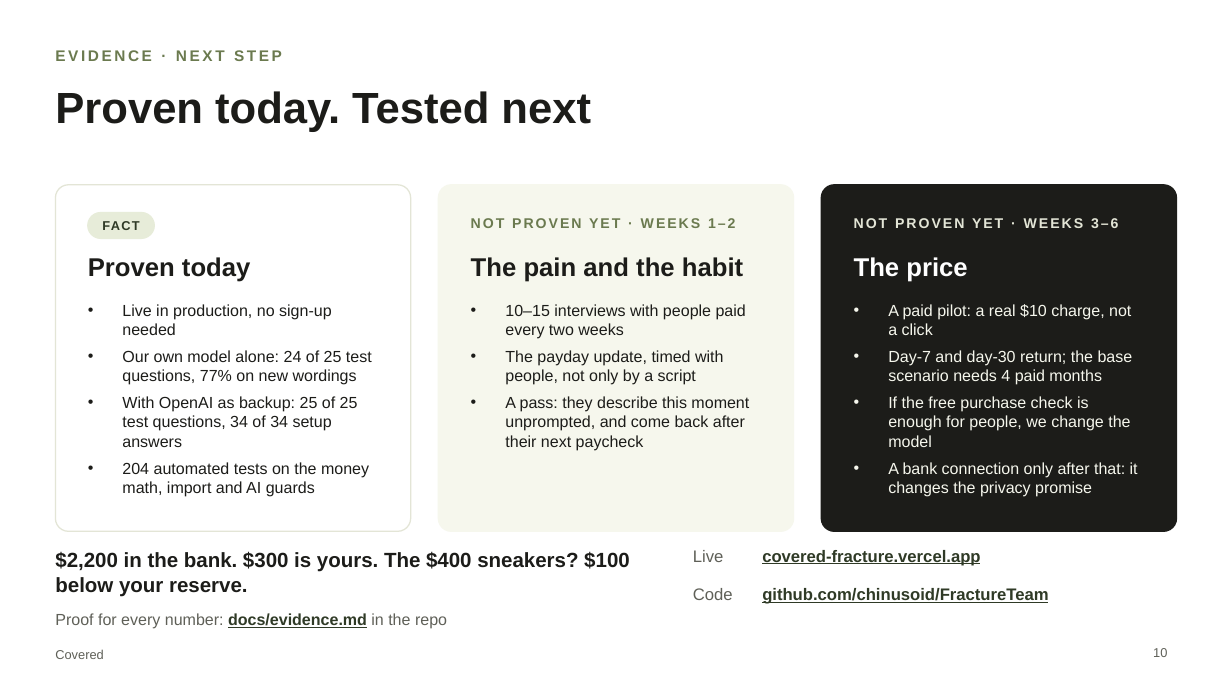
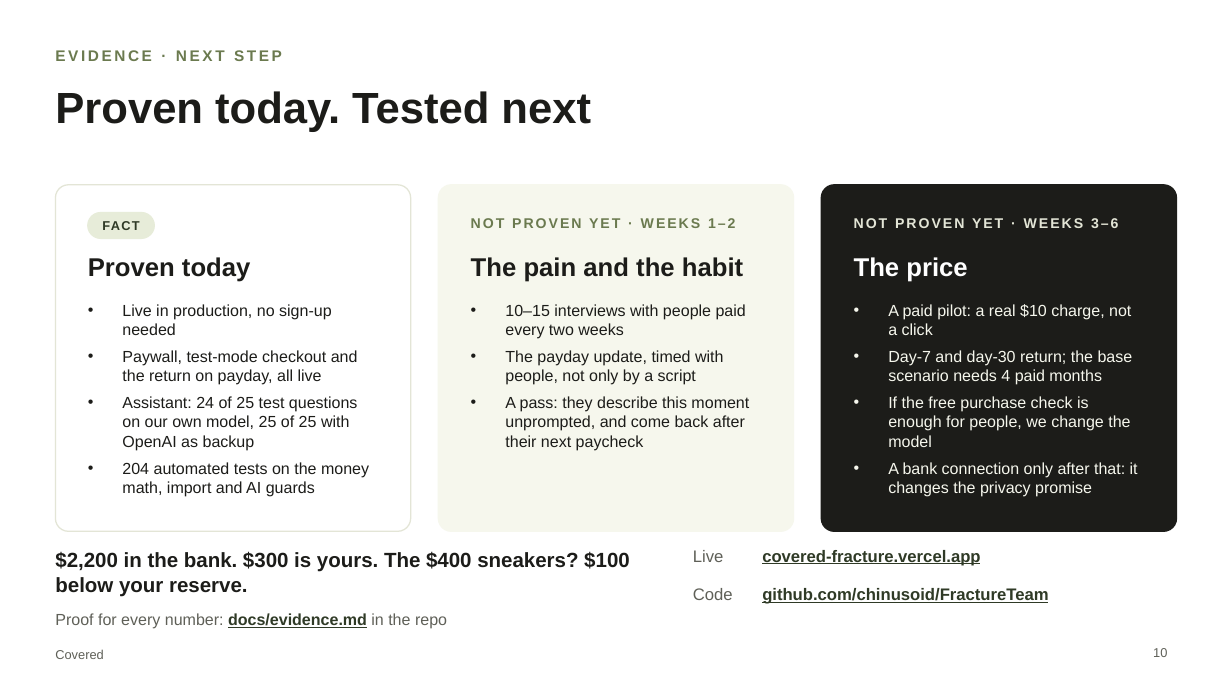
Before and after one commit to chinusoid/FractureTeam, a slide deck: slide 10 of pitch/covered-pitch.pptx. Drawn at 1232x693 pixels with LibreOffice and Linux fonts; fonts in the diff are those of the drawing. Boxes give left, top, right and bottom in pixels: in the first picture for what was removed or moved away, otherwise in the second. Text is boxed around its words. In the diff, an @@ line names an element or a change of style, - is before the commit and + after.

```diff
--- a/pitch/covered-pitch.pptx
+++ b/pitch/covered-pitch.pptx
@@ text at bbox=[122, 350, 358, 451]: text changed @@
-• Our own model alone: 24 of 25 test questions, 77% on new wordings
-• With OpenAI as backup: 25 of 25 test questions, 34 of 34 setup answers
+• Paywall, test-mode checkout and the return on payday, all live
+• Assistant: 24 of 25 test questions on our own model, 25 of 25 with OpenAI as backup
```
Also in this commit, not shown: 6 other slides changed, 1 slide added, 1 slide removed, 4 other files.
